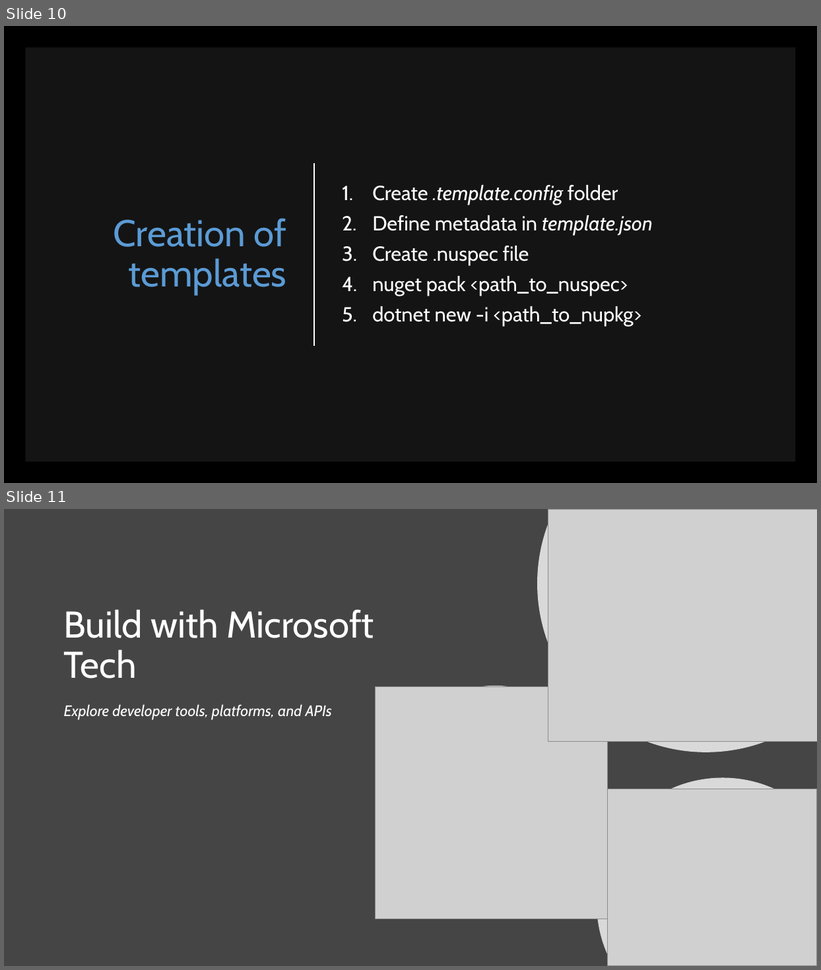
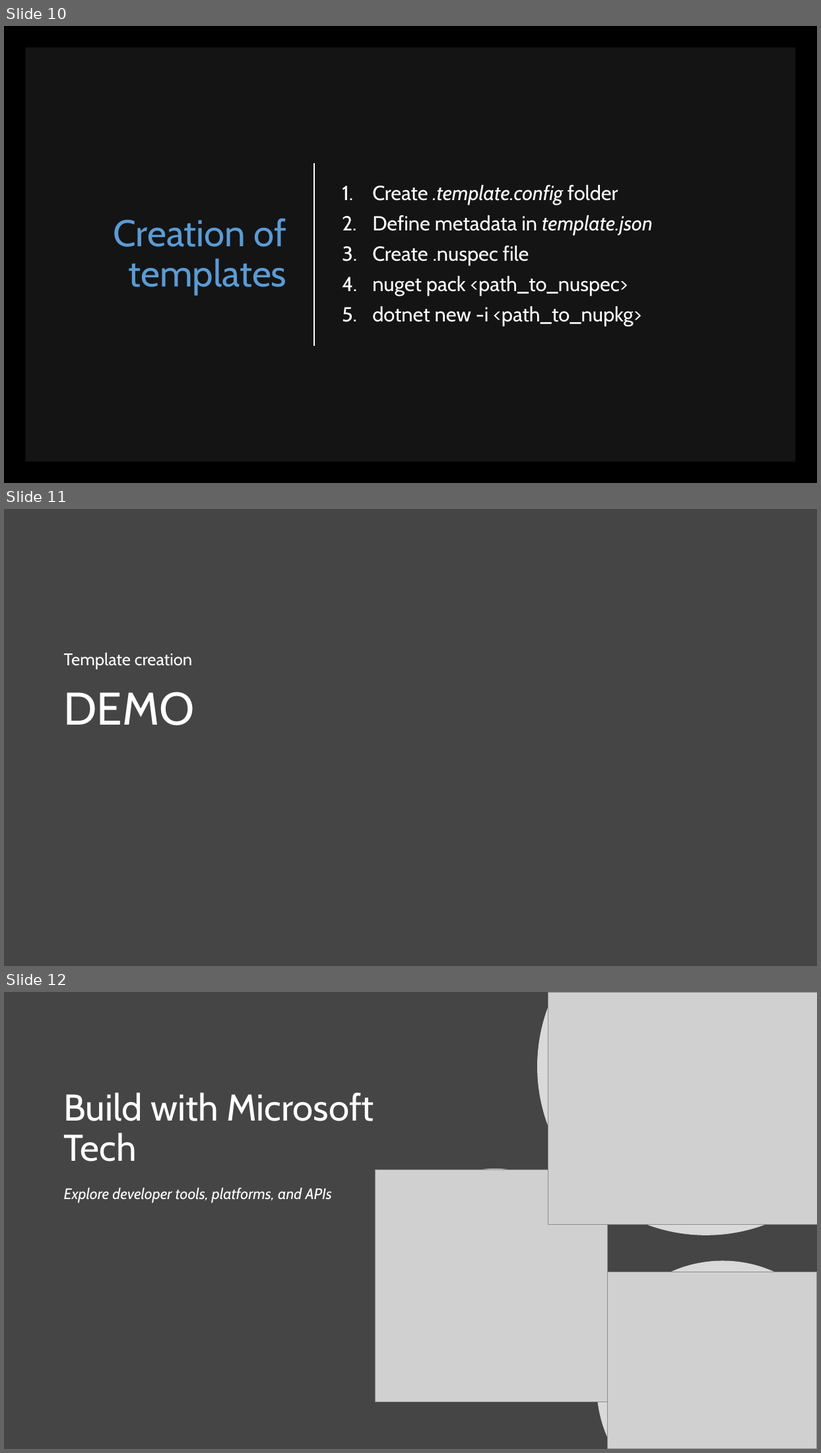
Before and after one commit to scottaddie/slide-decks, a slide deck: Tour de .NET Core CLI.pptx. Shown one above the other, each under a label of ours: slides 10 and 11 before the commit, slides 10, 11 and 12 after it. The pictures are 821x970 and 821x1453 pixels, drawn with LibreOffice and Linux fonts; fonts in the diff are those of the drawing; grey boxes stand for pictures. Boxes give left, top, right and bottom in pixels: in the first picture for what was removed or moved away, otherwise in the second. Text is boxed around its words. In the diff, an @@ line names an element or a change of style, - is before the commit and + after.

```diff
--- a/Tour de .NET Core CLI.pptx
+++ b/Tour de .NET Core CLI.pptx
@@ slide 11 added at box(4, 509, 817, 966), background #454545 @@
@@ text added at box(64, 652, 192, 669), 20 pt, text #FFFFFF @@
+Template creation
@@ title added at box(64, 692, 195, 725), 54 pt, text #FFFFFF @@
+DEMO
@@ what was slide 11 is now slide 12 @@
```
Also in this commit, not shown: 1 slide changed.
